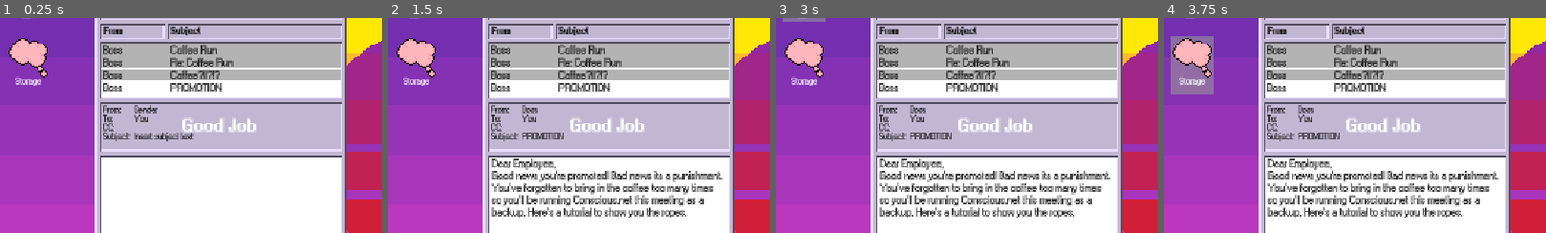
Above: before the commit, frames 1-4 (left to right).
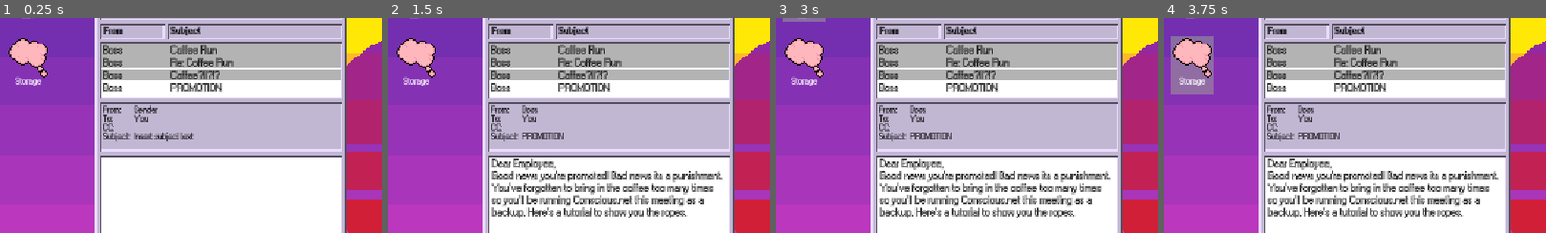
Above: after the commit, the same moments.

Repository: Jusbusy/game-off-2025
Game: Godot game, scene res://game.tscn
The game is run twice, just before and just after one commit, with the same random seed, the same clock (stepped at 60 frames per second) and the same inputs.
Inputs:
- Up to frame 1 (0.25 s): no input
- Up to frame 2 (1.5 s): click "Boss" at 0.5 s; click "Start" at 1.25 s
- Up to frame 3 (3 s): click "Start" at 2 s; click "Conscious. net" at 2.75 s
- Up to frame 4 (3.75 s): click "Storage" at 3.5 s
The pictures show only the part of the screen within x 0-50%, y 14-64%; the shares and areas given below are measured in that part.

The runs differ from the first frame. In frame 1, 0.6% of the frame differs, in the area x 47-67%, y 47-54%; in frame 2, 0.6%; in frame 3, 0.6%; in frame 4, 0.6%.

Commit message:
Added win label

Diff:
--- a/UI/Templates/email_system.gd
+++ b/UI/Templates/email_system.gd
@@ -134,6 +134,14 @@
 		"Content" :
 		r"""Dear Employee,
 		Nice work with the Conscious.net today! I'll be expecting great things from you in the future.""",
+		"Type" : "Info"
+	},
+	{
+		"From" : "Boss",
+		"Subject" : "Your fired.",
+		"Content" :
+		r"""Dear Employee,
+		Get out.""",
 		"Type" : "Info"
 	}
 ]
@@ -170,6 +178,9 @@
 		return
 
 	var curr_email = emails[email_id]
+
+	if Global.level_lost:
+		curr_email = emails[-1]
 
 	var child_count = email_button_container.get_child_count()
 	if child_count > 0:
@@ -190,11 +201,14 @@
 var last_open_email = -1
 
 func open_email(id):
+
 	Global.audio_mouse.play()
 	if last_open_email == id:
 		return
 	last_open_email = id
 	var email = emails[id]
+	if Global.level_lost:
+		email = emails[-1]
 
 	get_node("InfoInput").text = email["From"] + "\nYou\n\n" + email["Subject"]
 	email_content.get_node("Label").text = email["Content"]
--- a/UI/desktop.tscn
+++ b/UI/desktop.tscn
@@ -4550,6 +4550,7 @@
 stream = SubResource("AudioStreamRandomizer_t0inq")
 
 [node name="WinLoseLabel" type="Label" parent="."]
+visible = false
 layout_mode = 1
 offset_left = 274.0
 offset_top = 244.0
--- a/globals.gd
+++ b/globals.gd
@@ -4,6 +4,10 @@
 
 const card_button = preload("res://UI/CardButton.tscn")
 const music_fade_rate = 1
+
+var win_label:
+	get:
+		return get_tree().root.get_node("Game/CanvasLayer/Desktop/WinLoseLabel")
 
 var tutorial_ui:
 	get:
@@ -104,6 +108,7 @@
 var level_id = 0
 var in_level = false
 var level_over = false
+var level_lost = false
 var in_tutorial = false
 var tutorial_count = 0
 
@@ -333,7 +338,10 @@
 							get_tree().root.get_node("Game/AudioBaseHit").play()
 							enemy_base_health -= elem.health
 							if enemy_base_health <= 0:
+								win_label.visible = true
+								win_label.text = "Good job"
 								level_over = true
+								return
 							elem.kill()
 					)
 			for elem in grid[0]:
@@ -343,6 +351,11 @@
 						func():
 							get_tree().root.get_node("Game/AudioBaseHit").play()
 							player_base_health -= elem.health
+							if player_base_health <= 0:
+								win_label.visible = true
+								win_label.text = "Bad job"
+								level_lost = true
+								level_over = true
 							elem.kill()
 					)
 
@@ -463,6 +476,7 @@
 	player_base_health = 10
 	enemy_base_health = 10
 	player_ap = turn_ap
+	win_label.visible = false
 	game_ui.visible = true
 	shuffle_draw()
 
@@ -477,6 +491,7 @@
 		button.queue_free()
 	shuffle_draw()
 	email_ui.post_next_email()
+	win_label.visible = false
 	game_ui.visible = false
 
 var card_list = [
